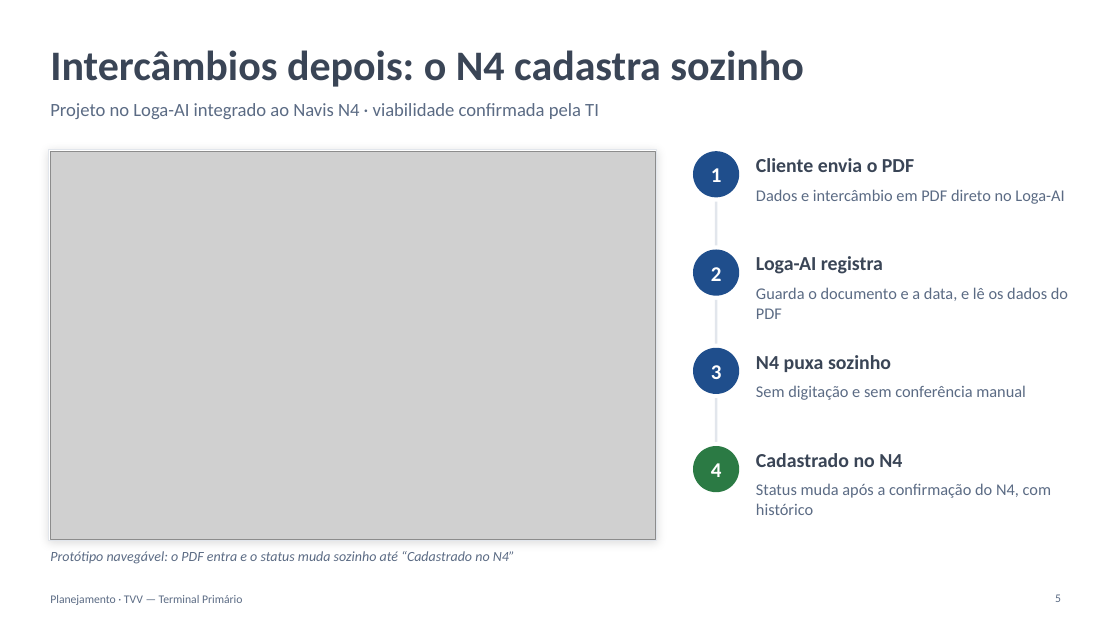
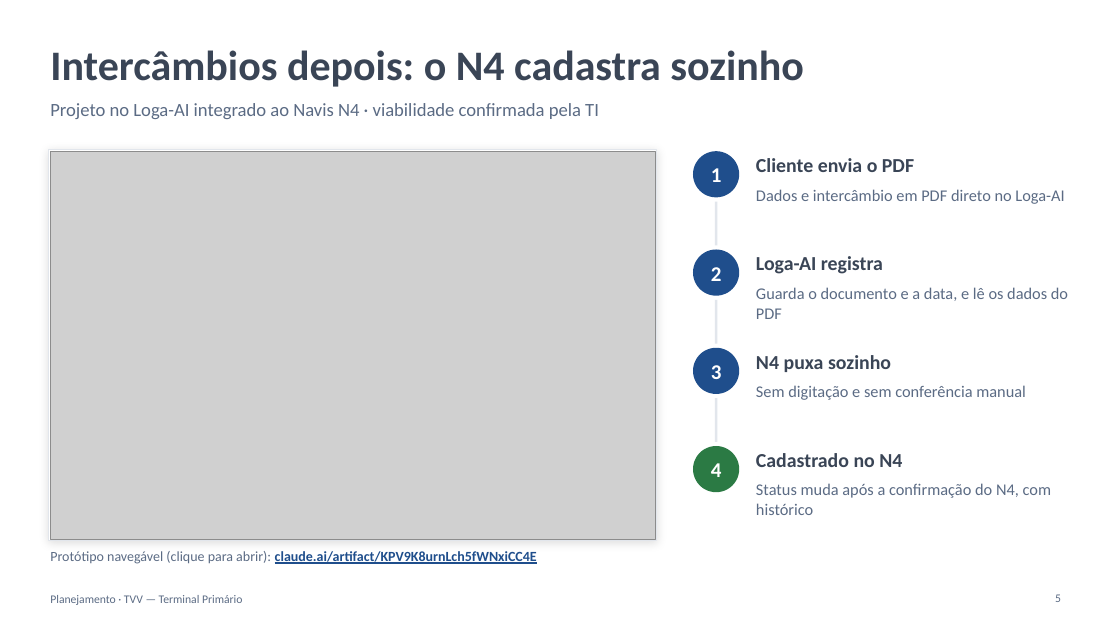
Before and after one commit to Isaque-novaes/sitede10k, a slide deck: slide 5 of apresentacao/antes-e-depois-automacoes.pptx. Drawn at 1120x630 pixels with LibreOffice and Linux fonts; fonts in the diff are those of the drawing; grey boxes stand for pictures. Boxes give left, top, right and bottom in pixels: in the first picture for what was removed or moved away, otherwise in the second. Text is boxed around its words. In the diff, an @@ line names an element or a change of style, - is before the commit and + after.

```diff
--- a/apresentacao/antes-e-depois-automacoes.pptx
+++ b/apresentacao/antes-e-depois-automacoes.pptx
@@ text at [50, 551, 537, 564]: text changed; text colour #5B6B84 to #1F4E8C; bold on; italic off @@
-Protótipo navegável: o PDF entra e o status muda sozinho até “Cadastrado no N4”
+Protótipo navegável (clique para abrir): claude.ai/artifact/KPV9K8urnLch5fWNxiCC4E
```
Also in this commit, not shown: 2 other files.
